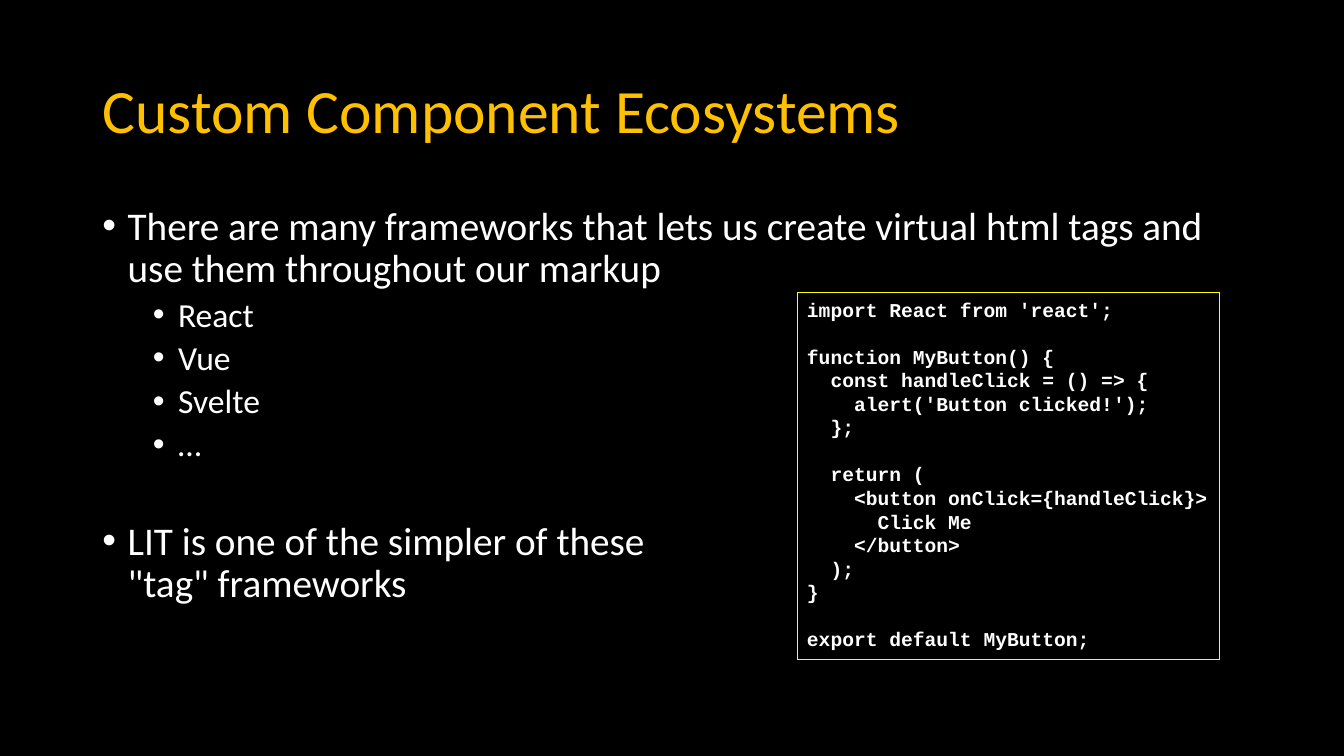
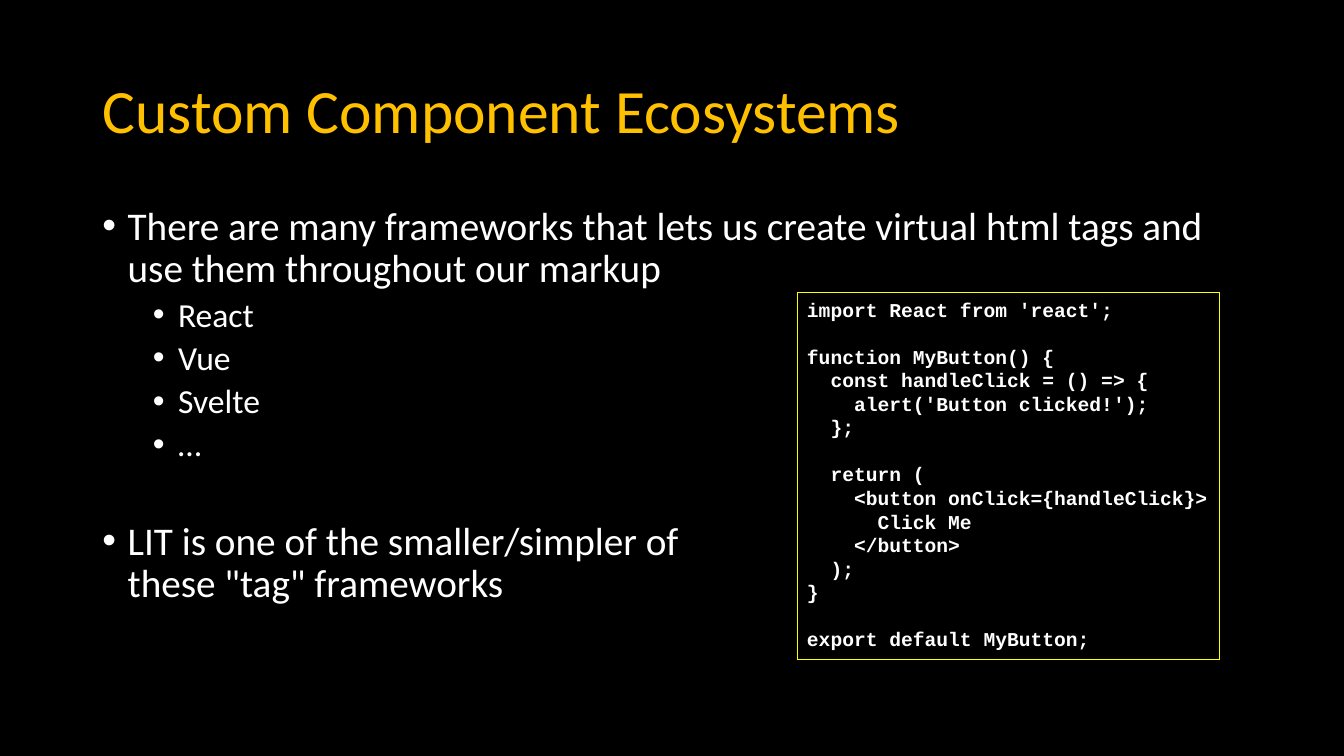
Before and after one commit to csev/dj4e, a slide deck: slide 46 of lectures/JS-03-Browser.pptx (slide 45 before the commit). Drawn at 1344x756 pixels with LibreOffice and Linux fonts; fonts in the diff are those of the drawing. Boxes give left, top, right and bottom in pixels: in the first picture for what was removed or moved away, otherwise in the second. Text is boxed around its words. In the diff, an @@ line names an element or a change of style, - is before the commit and + after.

```diff
--- a/lectures/JS-03-Browser.pptx
+++ b/lectures/JS-03-Browser.pptx
@@ text at bbox=[128, 527, 679, 604]: text changed @@
-• LIT is one of the simpler of these
-  "tag" frameworks
+• LIT is one of the smaller/simpler of
+  these "tag" frameworks
```
Also in this commit, not shown: 5 other slides changed, 1 slide added.
